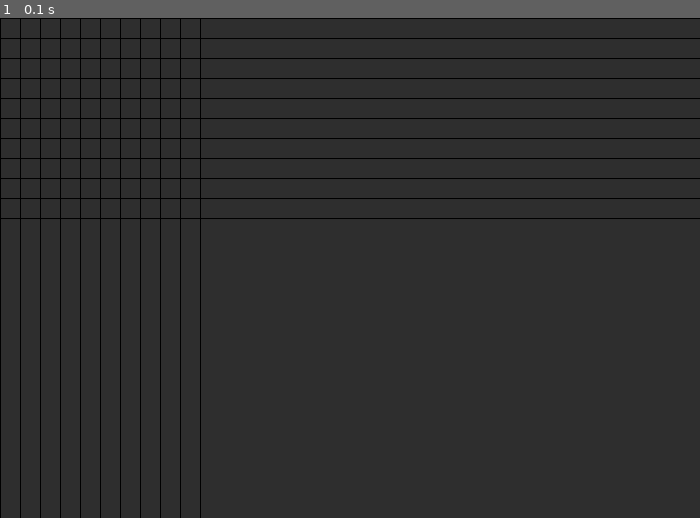
Above: before the commit, frame 1.
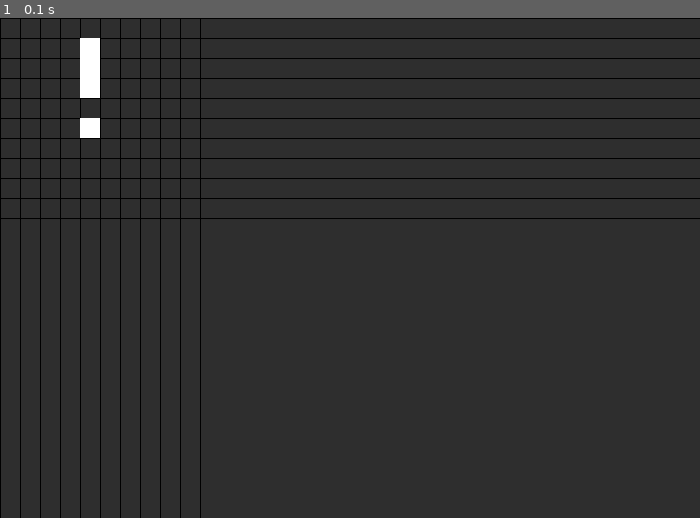
Above: after the commit, the same moment.

Repository: Froloket64/pyGameOfLife
Game: pygame game, started from life.py
The game is run twice, just before and just after one commit, with the same random seed, the same clock (stepped at 60 frames per second) and the same inputs.
Inputs:
- Up to frame 1 (0.1 s): no input

The runs differ from the first frame. In frame 1, 0.5% of the frame differs, in the area x 11-15%, y 4-24%.

Commit message:
The cells are now graphically displayed. Pre-Alpha

Diff:
--- a/life.py
+++ b/life.py
@@ -32,15 +32,16 @@
 
 
 ## The real (backend) board
-board = [[0 for i in range(size)] for ii in range(size)] # [[f'0_{i}:{ii}' for i in range(size)] for ii in range(size)]
+board = [[f'O:{h}:{v}' for v in range(size)] for h in range(size)] # [[0 for i in range(size)] for ii in range(size)]
 ## Hint: ^^^ for such stuff: 0 0 1 1 0
 ##                                 ^ -- index? --> 2 (NOT GOOD)
 
 
 ## Base configuration (1st )
-board[1][4] += 1
-board[2][4] += 1
-board[3][4] += 1
+board[1][4] = board[1][4].replace('O', 'X')
+board[2][4] = board[2][4].replace('O', 'X')
+board[3][4] = board[3][4].replace('O', 'X')
+board[5][4] = board[5][4].replace('O', 'X')
 
 
 
@@ -62,24 +63,34 @@
     system('clear')
 
 
+    ## The cell display
+    for row in board:
+        for cell in row:
+            if cell[0] == 'X':
+                left = int( cell.split(':')[1] )
+                top = int( cell.split(':')[2] )
+                pg.draw.rect( window, WHITE, pg.Rect(top*20, left*20, 20, 20) )
+
+
     ## The LOGIC!
     ## it's kinda empty...
 
 
     ## Just another way of viewing the current config.
     ## Useful for debug, that's all.
-    gboard = ''
+    dboard = ''
     for row in board:
         for each in row:
-            if each == 0:
-                gboard += '- '
-            elif each == 1:
-                gboard += 'X '
-        gboard += '\n'
+            if each[0] == 'O':
+                dboard += '- '
+            elif each[0] == 'X':
+                dboard += 'X '
+        dboard += '\n'
 
-    print(gboard)
+    print(dboard)
+    # print(board)
 
 
     sleep(interval)
 
-#     pg.display.update()
+    pg.display.update()
